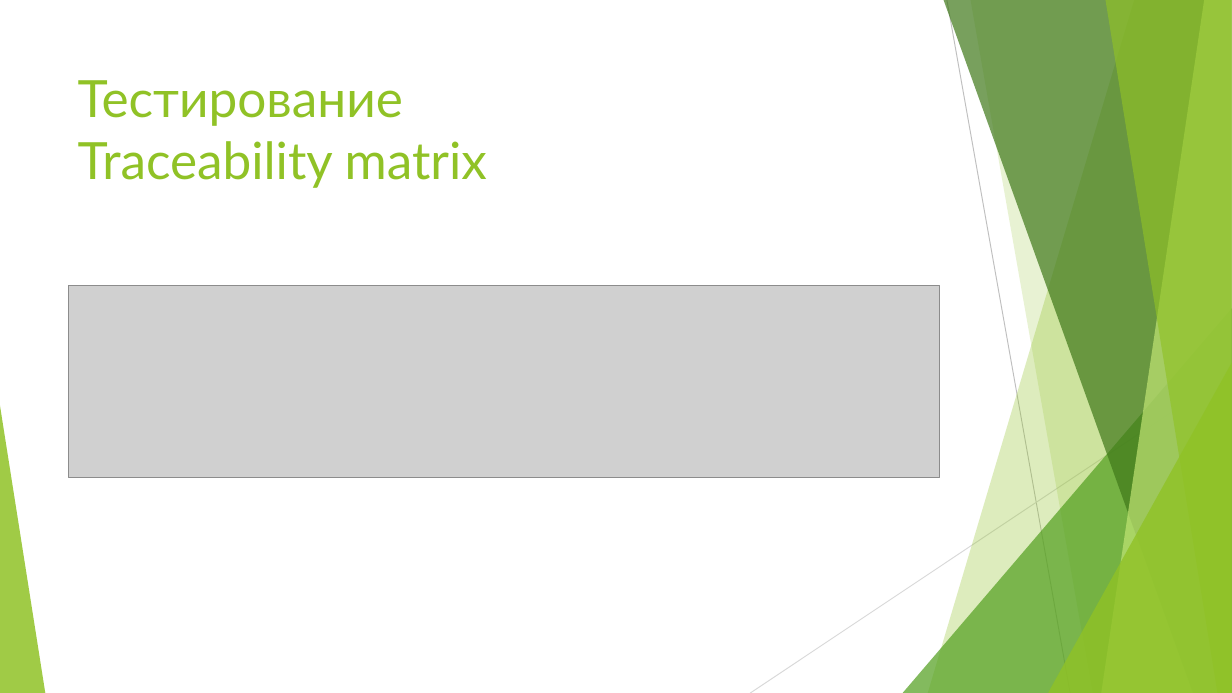
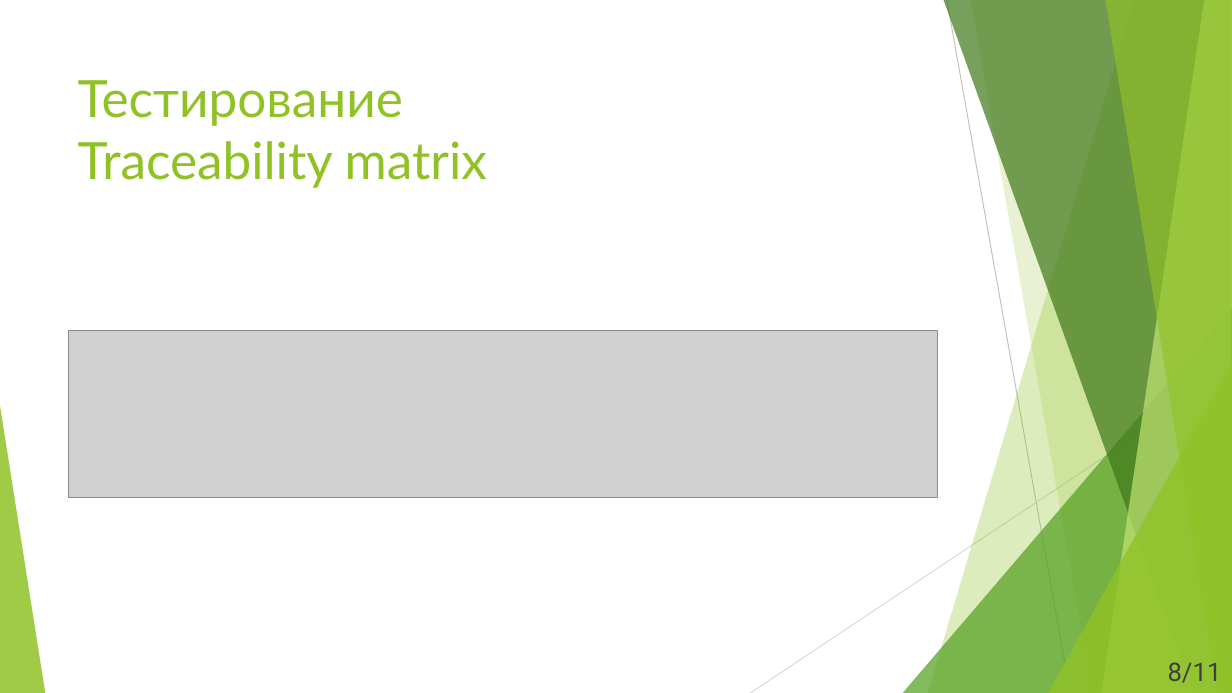
Before and after one commit to AlfaToad/MDK, a slide deck: slide 9 of documents/Электроный Дневник Политеха.pptx. Drawn at 1232x693 pixels with LibreOffice and Linux fonts; fonts in the diff are those of the drawing; grey boxes stand for pictures. Boxes give left, top, right and bottom in pixels: in the first picture for what was removed or moved away, otherwise in the second. Text is boxed around its words. In the diff, an @@ line names an element or a change of style, - is before the commit and + after.

```diff
--- a/documents/Электроный Дневник Политеха.pptx
+++ b/documents/Электроный Дневник Политеха.pptx
@@ picture: place and size @@
-picture at box(68, 286, 940, 478)
+picture at box(68, 330, 937, 497)
@@ text added at box(1168, 662, 1222, 683), 20 pt, text #404040 @@
+8/11
```
Also in this commit, not shown: 10 other slides changed, 3 other files.
